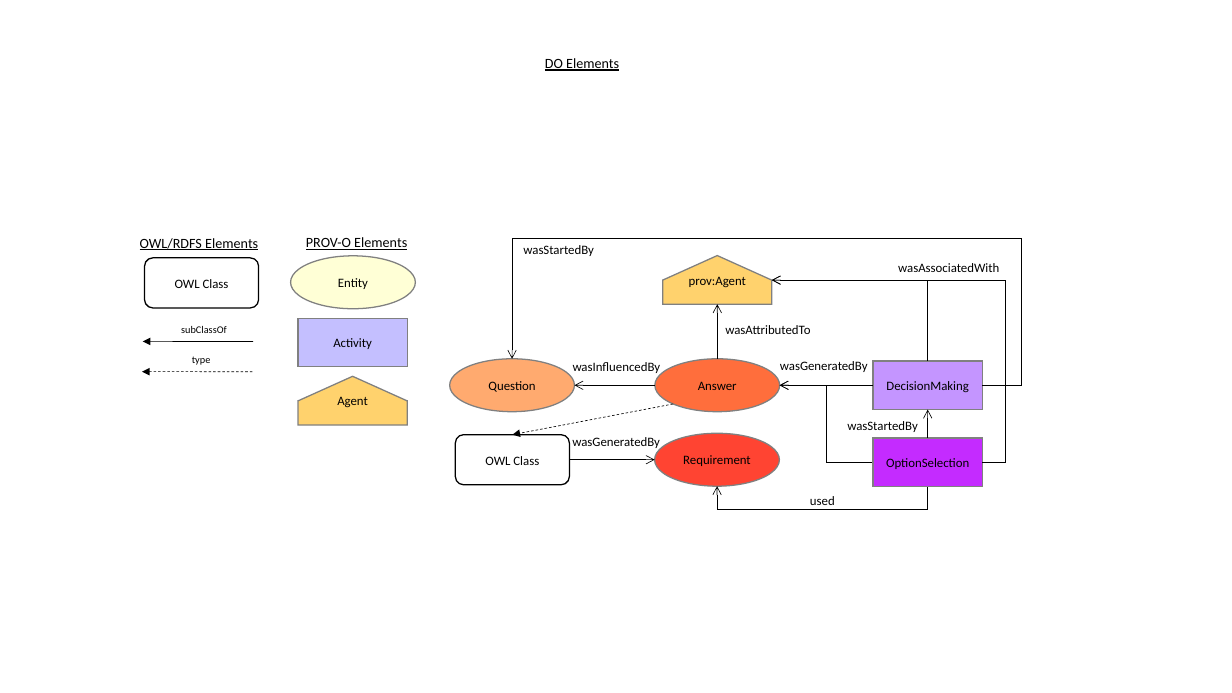
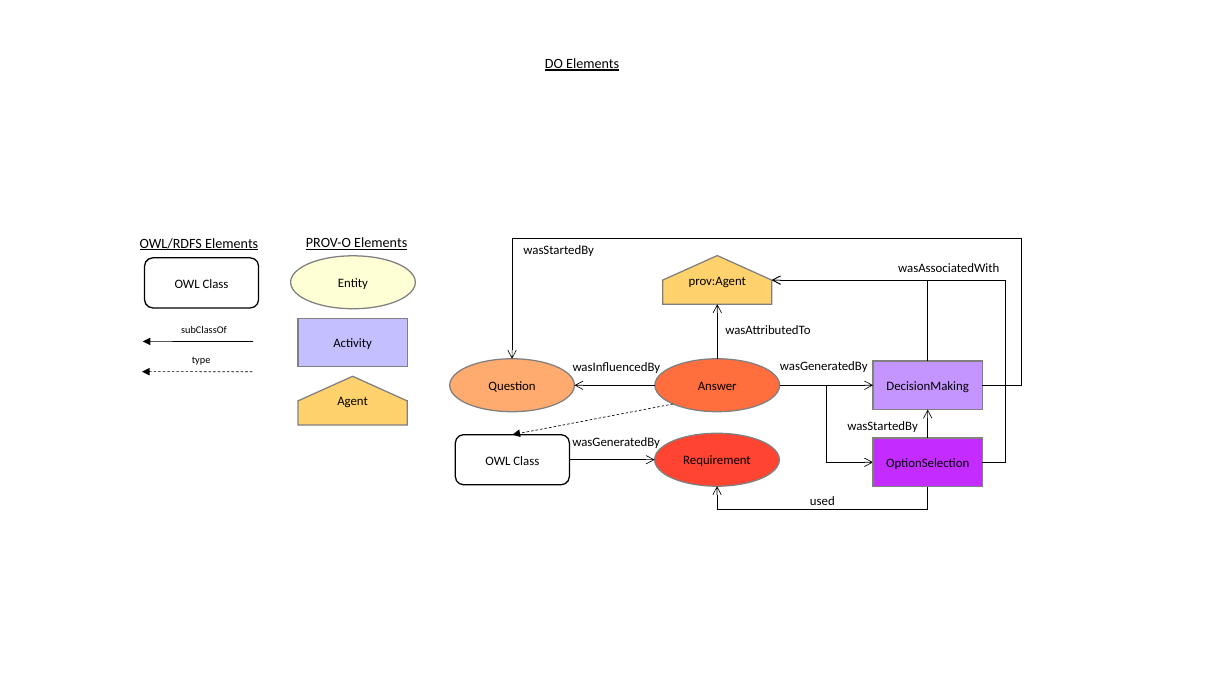
Before and after one commit to nicholascar/decprov-ont, a slide deck: slide 17 of images/diagrams.pptx (slide 15 before the commit). Drawn at 1232x693 pixels with LibreOffice and Linux fonts; fonts in the diff are those of the drawing. Boxes give left, top, right and bottom in pixels: in the first picture for what was removed or moved away, otherwise in the second. Text is boxed around its words. In the diff, an @@ line names an element or a change of style, - is before the commit and + after.

```diff
--- a/images/diagrams.pptx
+++ b/images/diagrams.pptx
@@ elbow arrow (780, 385) - (873, 462): arrowheads changed @@
@@ arrow (873, 385) - (780, 385): arrowheads changed @@
```
Also in this commit, not shown: 2 other slides changed, 2 slides added, 6 other files.
